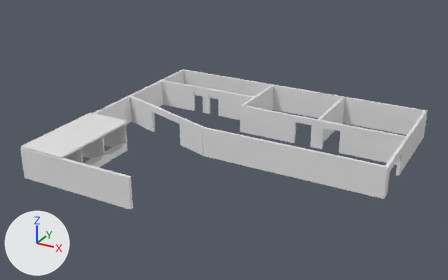
A saved change to the Blender file Blender/muros_2.blend.
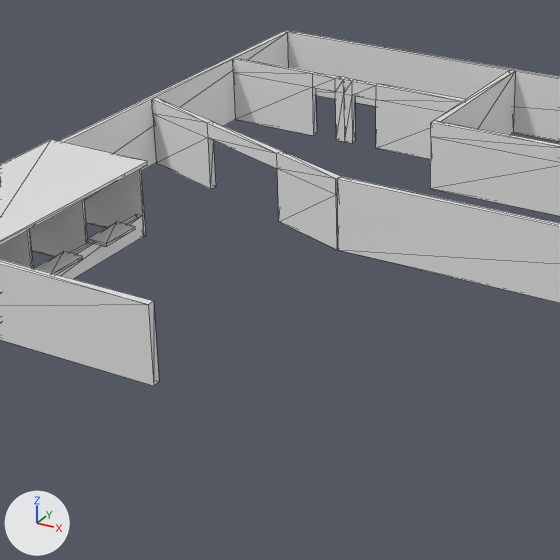
Old and new are each drawn whole from a 50 mm camera at (65.3, -209.8, 87.1) aimed at (-24.2, -47.1, 5.7) and again close up on the part from 16% to 65% of the width and 20% to 99% of the height. Every picture has the same lights, and +X, +Y and +Z are marked at lower left. The close-ups show mesh edges as thin lines.

In view in the first close-up: 'Cube.002_Cube.012', 'Cube.003_Cube.015', 'muroAC_Cube.004', 'muroA_Cube.003', 'muroC_Cube.006', 'muroIC.002_Cube.011', 'muroL_Cube', 'muroP.001_Cube.016', 'muroP.002_Cube.017', 'muroP_Cube.001', 'techoCom_Cube.019', 'tienda2_Cube.009'.
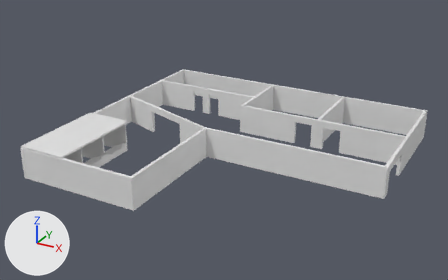
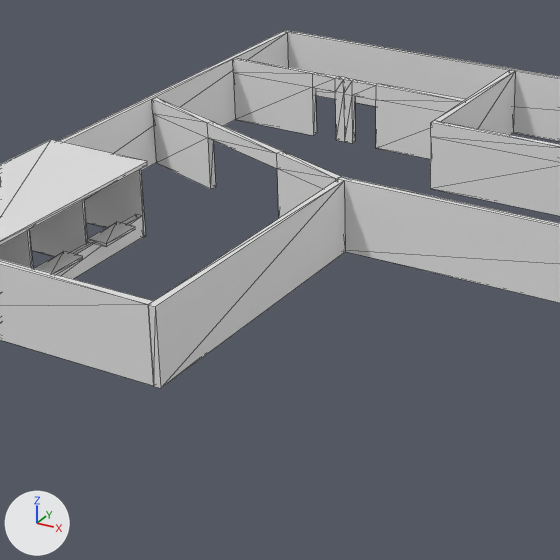
The change, as a list of edits to the scene's bpy script:
```text
Change ob_muroic_cube_002:
    remove ob_muroic_cube_002.hide_set(True)
```

Pixel boxes (x1, y1, x2, y2) of what changed, in the close-ups (560 x 560 px):
'muroIC_Cube.002', shown: after (148, 179, 345, 388)
